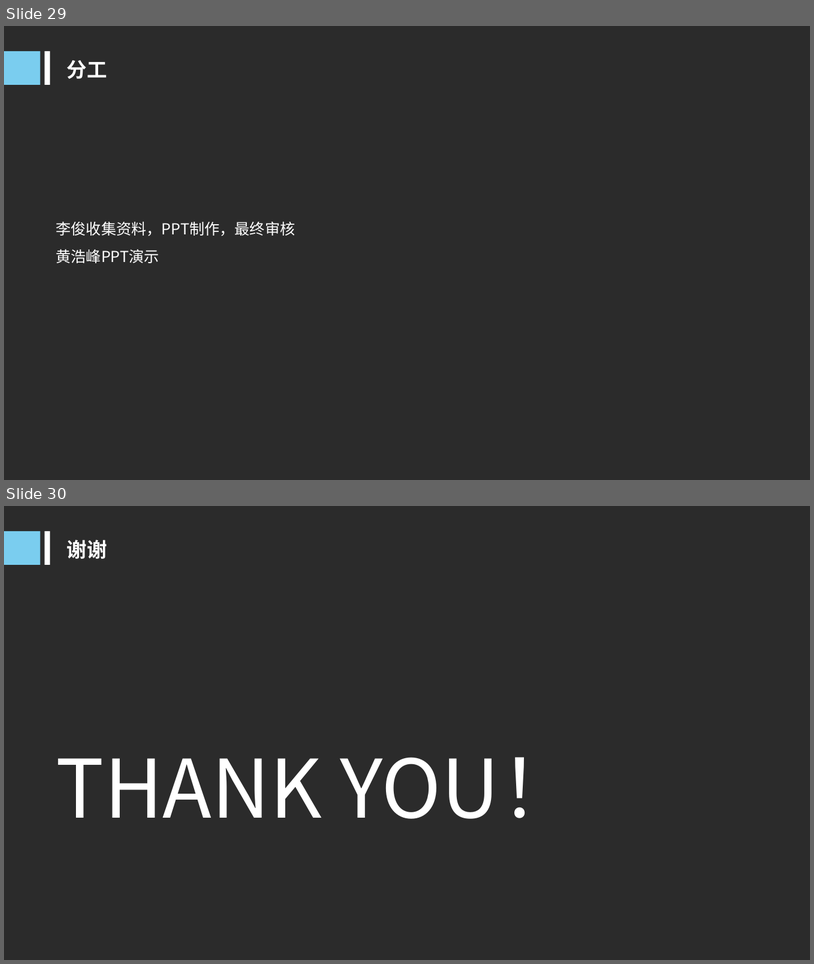
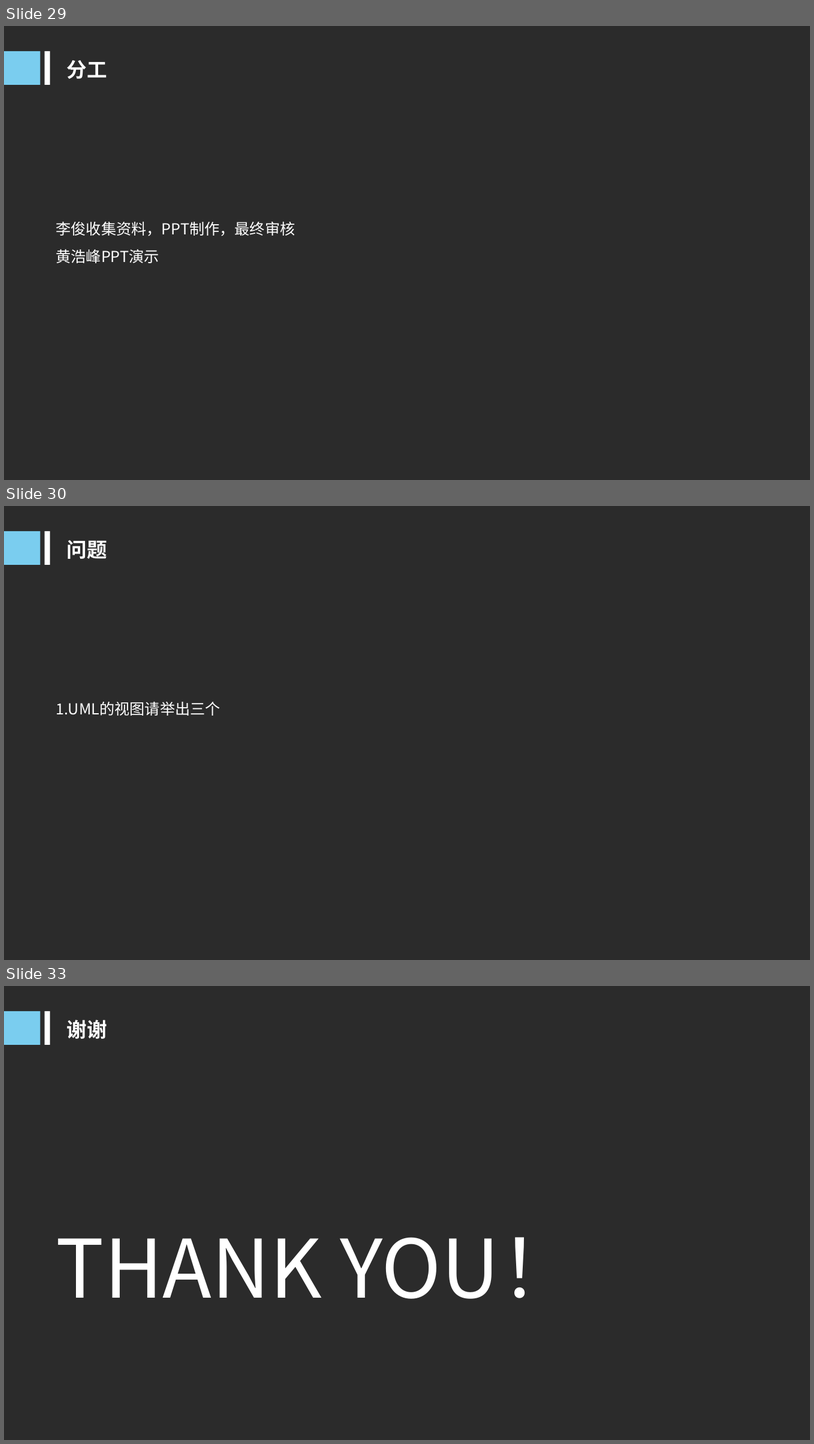
Before and after one commit to PRD2018-G10/TeachingAssistWebsiteProject, a slide deck: PRD2018-G10-UML概述PPT.ppt. Shown one above the other, each under a label of ours: slides 29 and 30 before the commit, slides 29, 30 and 33 after it; the slides between them are not shown. The pictures are 814x964 and 814x1444 pixels, drawn with LibreOffice and Linux fonts; fonts in the diff are those of the drawing; background and template pictures are left out; a plain dark background stands for a picture behind light text. Boxes give left, top, right and bottom in pixels: in the first picture for what was removed or moved away, otherwise in the second. Text is boxed around its words. In the diff, an @@ line names an element or a change of style, - is before the commit and + after.

```diff
--- a/PRD2018-G10-UML概述PPT.ppt
+++ b/PRD2018-G10-UML概述PPT.ppt
@@ slide 30 added at box(4, 506, 810, 960), background picture (left out) @@
@@ rectangle added at box(4, 531, 40, 565), fill #7ACDEF @@
@@ rectangle added at box(45, 531, 50, 565), fill #FFFFFF @@
@@ text added at box(67, 540, 107, 559), 24 pt, text #FFFFFF, bold @@
+问题
@@ text added at box(56, 702, 221, 715), 18 pt, text #FFFFFF @@
+1.UML的视图请举出三个
@@ what was slide 30 is now slide 33 @@
```
Also in this commit, not shown: 2 other slides added, 4 other files.
